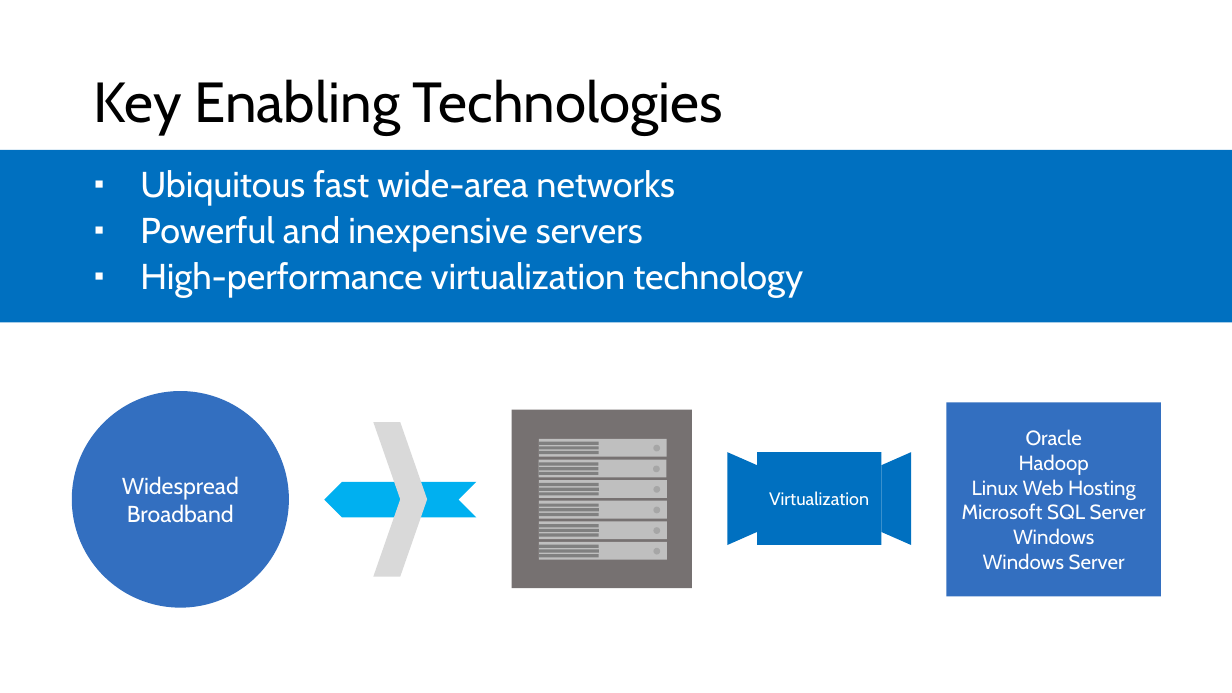
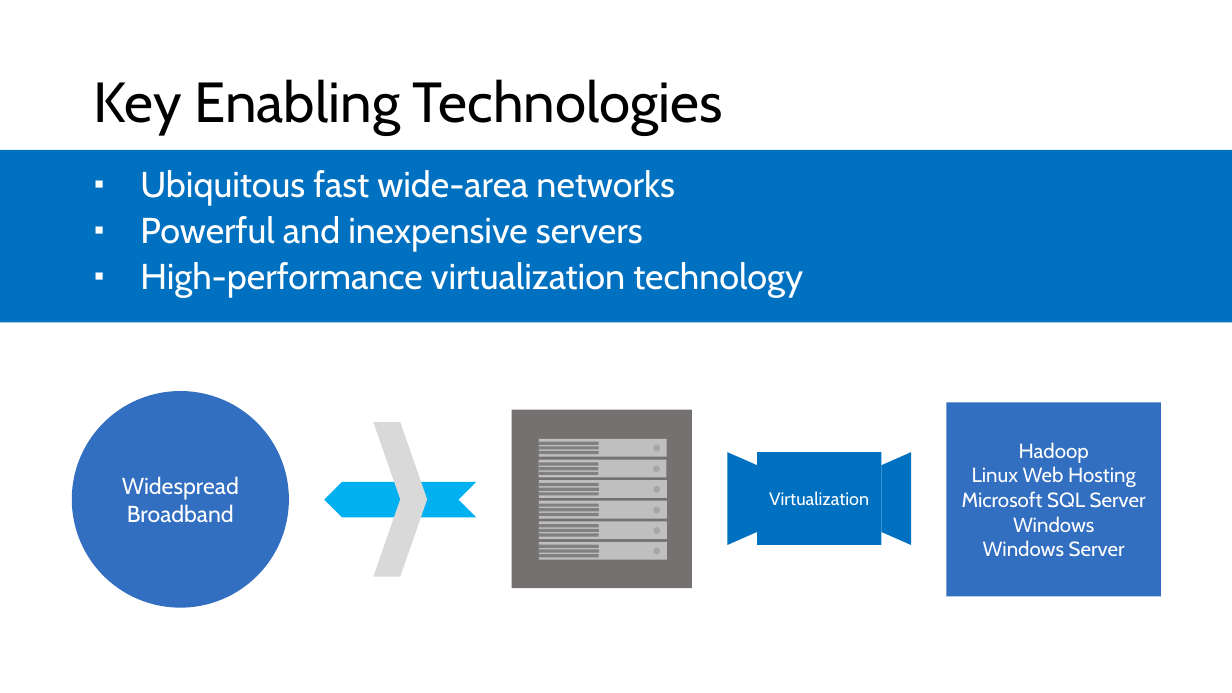
Before and after one commit to microsoft/AcademicContent, a slide deck: slide 11 of Complimentary Course Content/Module1/Lessons/Module1_Lesson1 Introduction to Cloud Computing.pptx. Drawn at 1232x693 pixels with LibreOffice and Linux fonts; fonts in the diff are those of the drawing. Boxes give left, top, right and bottom in pixels: in the first picture for what was removed or moved away, otherwise in the second. Text is boxed around its words. In the diff, an @@ line names an element or a change of style, - is before the commit and + after.

```diff
--- a/Complimentary Course Content/Module1/Lessons/Module1_Lesson1 Introduction to Cloud Computing.pptx
+++ b/Complimentary Course Content/Module1/Lessons/Module1_Lesson1 Introduction to Cloud Computing.pptx
@@ text in rectangle at (1026,429,1082,446): paragraph removed @@
-Oracle
```
Also in this commit, not shown: 3 other slides changed, 2 other files.
